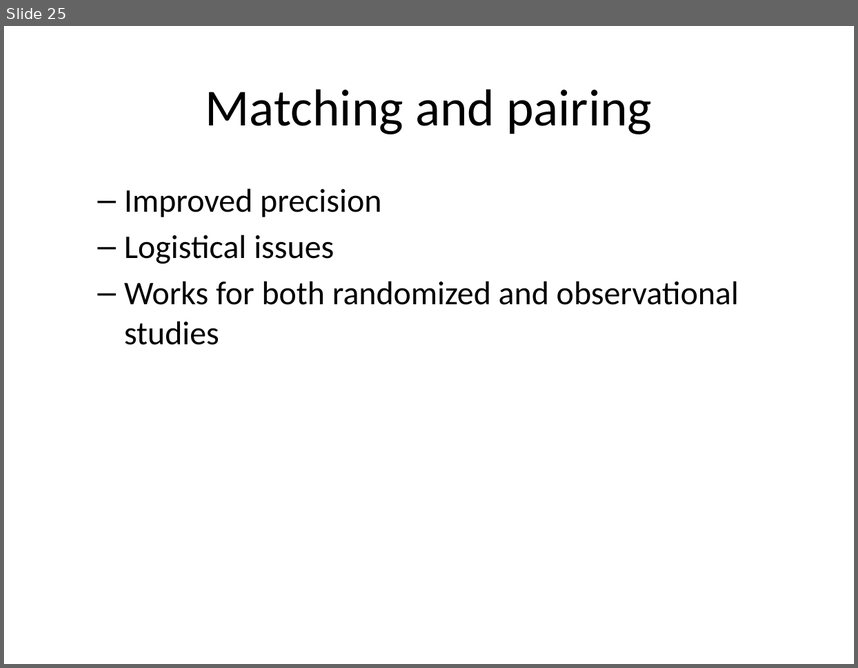
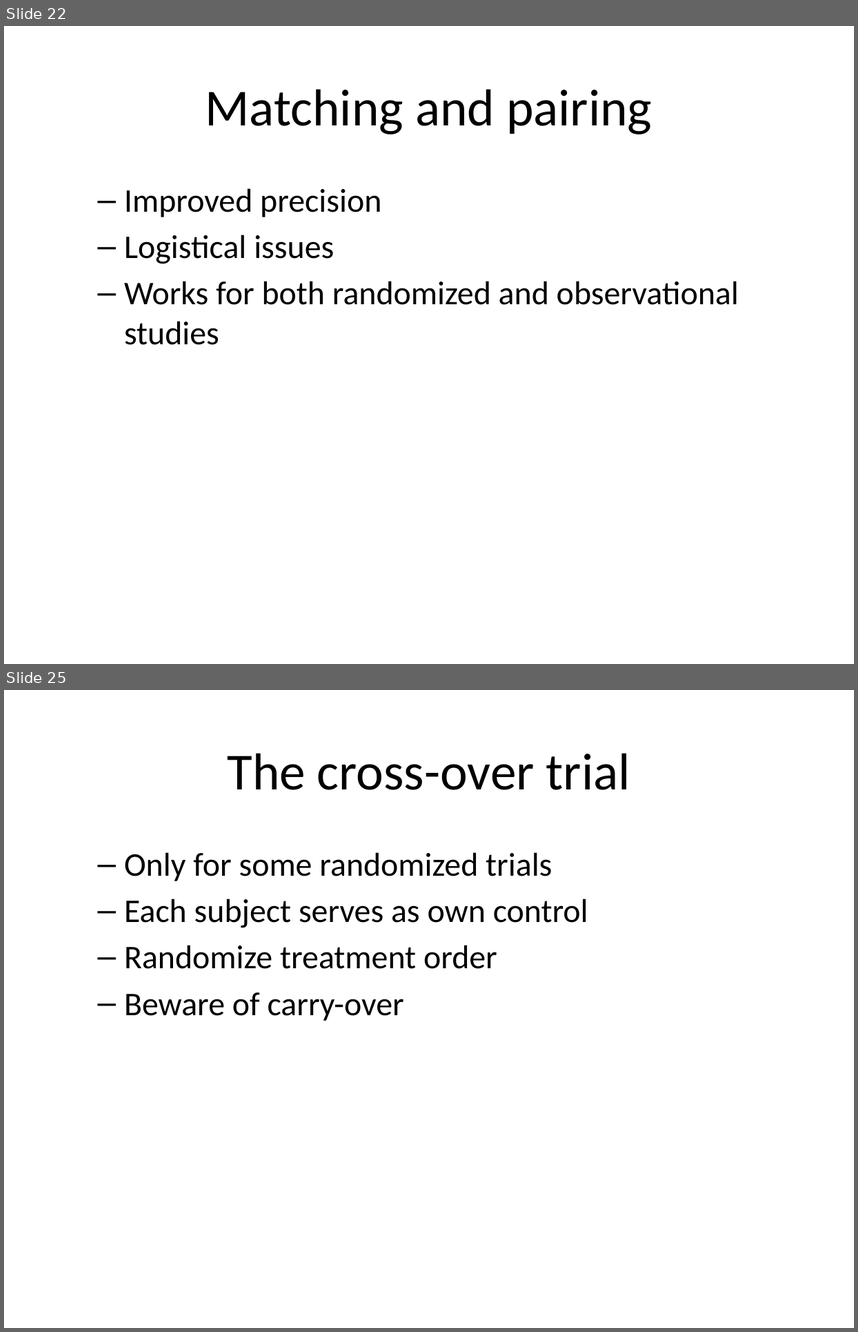
Before and after one commit to classes-medb/5510, a slide deck: src/video-08-sampling.pptx. Shown one above the other, each under a label of ours: slide 25 before the commit, slides 22 and 25 after it; the slides between them are not shown. The pictures are 858x668 and 858x1332 pixels, drawn with LibreOffice and Linux fonts; fonts in the diff are those of the drawing. Boxes give left, top, right and bottom in pixels: in the first picture for what was removed or moved away, otherwise in the second. Text is boxed around its words. In the diff, an @@ line names an element or a change of style, - is before the commit and + after.

```diff
--- a/src/video-08-sampling.pptx
+++ b/src/video-08-sampling.pptx
@@ slide 25 added at (4,690,854,1328), background #FFFFFF @@
@@ title added at (227,753,631,790), 44 pt, text #000000 @@
+The cross-over trial
@@ text added at (124,852,588,1021), 28 pt, text #000000 @@
+  – Only for some randomized trials
+  – Each subject serves as own control
+  – Randomize treatment order
+  – Beware of carry-over
@@ what was slide 25 is now slide 22 @@
```
Also in this commit, not shown: 6 slides changed, 1 other slide added, 3 slides removed, 3 other files.
